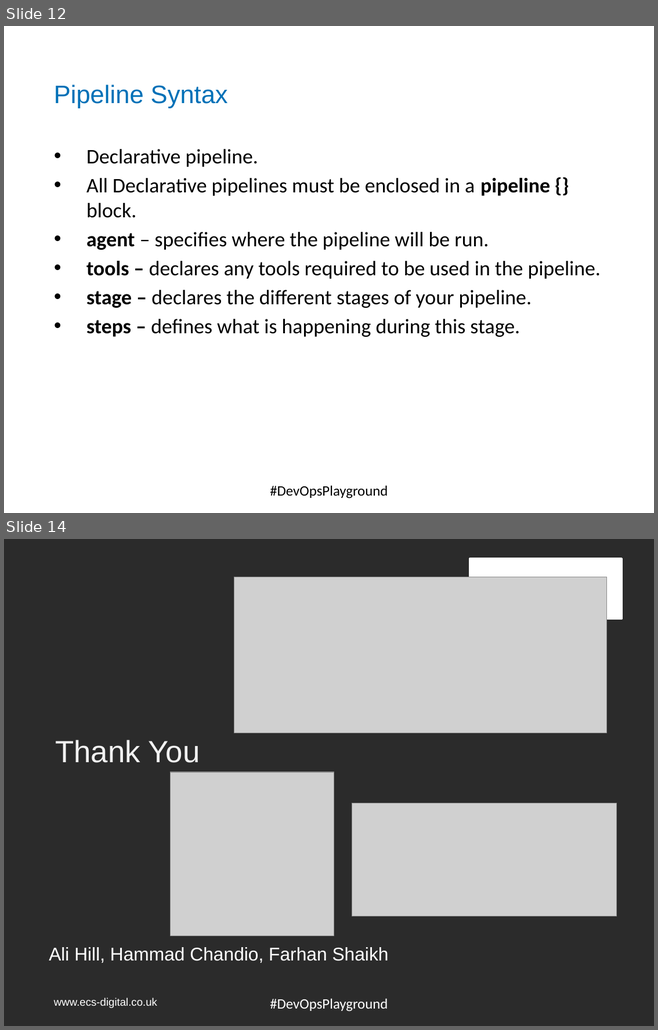
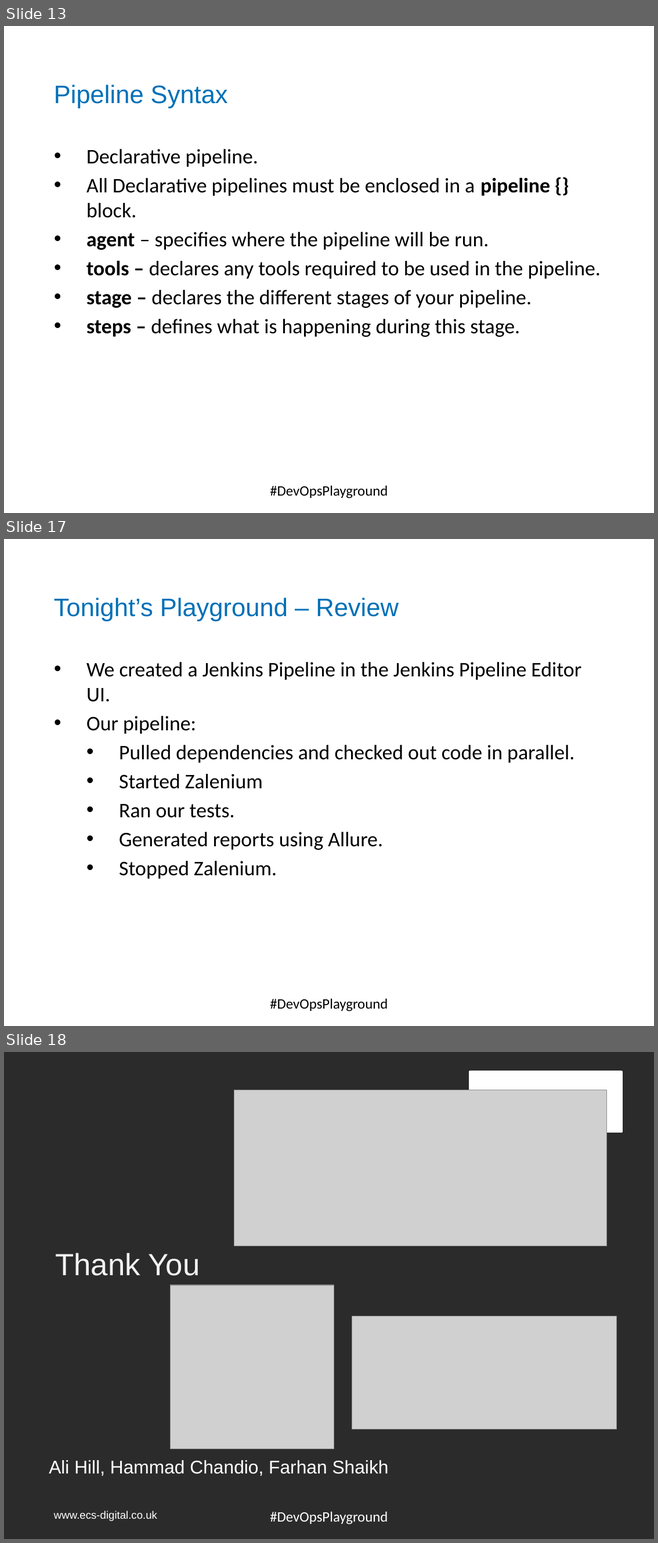
Before and after one commit to DevOpsPlayground/Hands-on-with-Continuous-Testing-using-Jenkins-and-Zalenium, a slide deck: ZaleniumJenkins.pptx. Shown one above the other, each under a label of ours: slides 12 and 14 before the commit, slides 13, 17 and 18 after it; the slides between them are not shown. The pictures are 658x1030 and 658x1543 pixels, drawn with LibreOffice and Linux fonts; fonts in the diff are those of the drawing; grey boxes stand for pictures; background and template pictures are left out; a plain dark background stands for a picture behind light text. Boxes give left, top, right and bottom in pixels: in the first picture for what was removed or moved away, otherwise in the second. Text is boxed around its words. In the diff, an @@ line names an element or a change of style, - is before the commit and + after.

```diff
--- a/ZaleniumJenkins.pptx
+++ b/ZaleniumJenkins.pptx
@@ slide 17 added at (4, 539, 654, 1026), background #FFFFFF; not listed: 1 template element that a slide beside it also shows @@
@@ text added at (54, 598, 398, 621), 28 pt, text #0070B7 @@
+Tonight’s Playground – Review
@@ text added at (86, 662, 581, 879), 23 pt, text #000000 @@
+• We created a Jenkins Pipeline in the Jenkins Pipeline Editor UI.
+• Our pipeline:
+  • Pulled dependencies and checked out code in parallel.
+  • Started Zalenium
+  • Ran our tests.
+  • Generated reports using Allure.
+  • Stopped Zalenium.
@@ text added at (270, 998, 387, 1012), 16 pt, text #000000 @@
+#DevOpsPlayground
@@ what was slide 12 is now slide 13 @@
@@ what was slide 14 is now slide 18 @@
```
Also in this commit, not shown: 3 slides changed, 3 other slides added, 1 other file.
